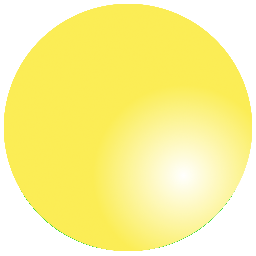
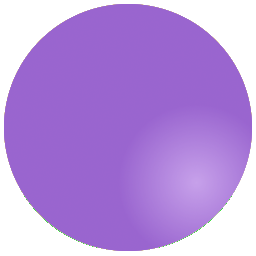
Layers edited between the first and the second w=256, h=256 image:
painted on "Area" over [4, 4, 252, 251]
